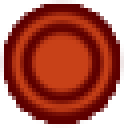
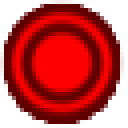
Layer changes from the first w=128, h=128 image to the second:
pixels changed over bbox(8, 8, 116, 116) (layer not identified)
